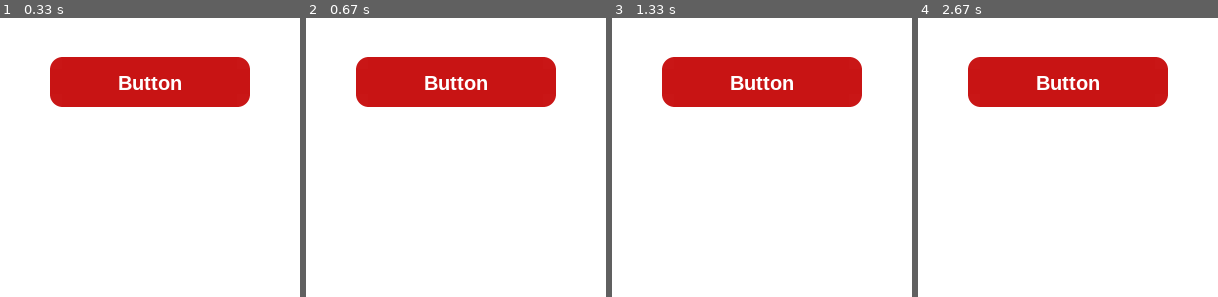
Above: before the commit, frames 1-4 (left to right).
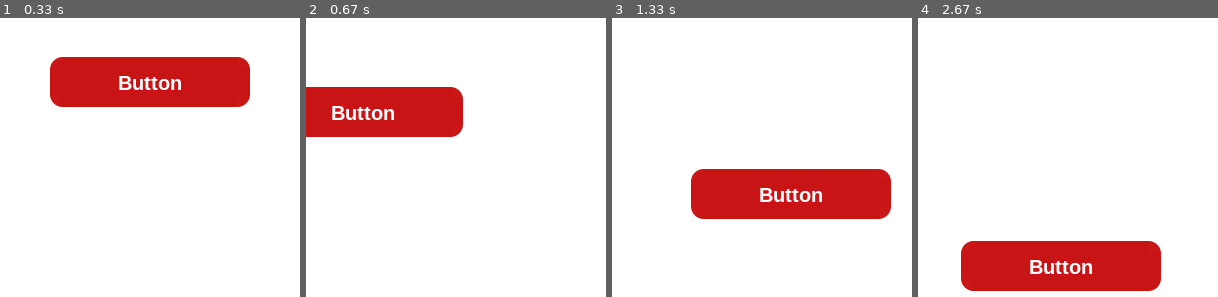
Above: after the commit, the same moments.

Repository: seodle/toolbox-python
Game: pygame game, started from rounded_button.py
The game is run twice, just before and just after one commit, with the same random seed, the same clock (stepped at 60 frames per second) and the same inputs.
Inputs (mouse positions are in pixels of both pictures, inside the frame that each line leads up to):
- Up to frame 1 (0.33 s): no input
- Up to frame 2 (0.67 s): press the mouse at (456, 82) at 0.37 s; move the mouse to (408, 96) at 0.47 s; release the mouse at (363, 112) at 0.6 s
- Up to frame 3 (1.33 s): press the mouse at (690, 112) at 0.7 s; move the mouse to (741, 171) at 0.8 s; release the mouse at (789, 232) at 0.93 s; press the mouse at (789, 232) at 1.17 s; move the mouse to (792, 193) at 1.27 s
- Up to frame 4 (2.67 s): release the mouse at (1098, 154) at 1.4 s; move the mouse to (1098, 154) at 1.63 s; press the mouse at (1098, 154) at 1.67 s; move the mouse to (1083, 101) at 1.77 s; release the mouse at (1071, 48) at 1.9 s; press the mouse at (1071, 48) at 2.27 s; move the mouse to (1065, 157) at 2.37 s; release the mouse at (1062, 266) at 2.5 s

Frame 1 is identical in both runs. In frame 2, 16% of the frame differs, in the area x 0-84%, y 13-43%; in frame 3, 23%, in the area x 16-93%, y 13-73%; in frame 4, 23%.

Commit message:
button can now be dragged

Diff:
--- a/rounded_button.py
+++ b/rounded_button.py
@@ -27,24 +27,25 @@
 def display_rounded_button(surface,rect,color,radius=0.4):
 
     """
-    AAfilledRoundedRect(surface,rect,color,radius=0.4)
+    display_rounded_button(surface,rect,color,radius=0.4)
     surface : destination
     rect    : rectangle
     color   : rgb or rgba
     radius  : 0 <= radius <= 1
     """
 
-    rect         = Rect(rect)
-    color        = Color(*color)
-    alpha        = color.a
-    color.a      = 0
-    pos          = rect.topleft
-    rect.topleft = 0,0
-    rectangle    = Surface(rect.size,SRCALPHA)
+    original_rect = Rect(rect)
+    rect          = Rect(rect)
+    color         = Color(*color)
+    alpha         = color.a
+    color.a       = 0
+    pos           = rect.topleft
+    rect.topleft  = 0,0
+    rectangle     = Surface(rect.size,SRCALPHA)
 
-    circle       = Surface([min(rect.size)*3]*2,SRCALPHA)
+    circle        = Surface([min(rect.size)*3]*2,SRCALPHA)
     draw.ellipse(circle,(0,0,0),circle.get_rect(),0)
-    circle       = transform.smoothscale(circle,[int(min(rect.size)*radius)]*2)
+    circle        = transform.smoothscale(circle,[int(min(rect.size)*radius)]*2)
 
     radius              = rectangle.blit(circle,(0,0))
     radius.bottomright  = rect.bottomright
@@ -60,14 +61,44 @@
     rectangle.fill(color,special_flags=BLEND_RGBA_MAX)
     rectangle.fill((255,255,255,alpha),special_flags=BLEND_RGBA_MIN)
 
-    return surface.blit(rectangle,pos)
+    surface.blit(rectangle,pos)
+
+    return original_rect
 
 pygame.init()
 pygame.font.init()
 
 screen = pygame.display.set_mode((300,300))
 screen.fill(-1)
-display_rounded_button(screen,(x,y,width,height),(200,20,20),0.5)
+rectangle = display_rounded_button(screen,(x,y,width,height),(200,20,20),0.5)
 display_text("Button",x+width/2,y+height/2,"HELVETICA",20,(255,255,255))
 pygame.display.flip()
-while event.wait().type != QUIT: pass
+
+running = True
+rectangle_draging = False
+
+while running:
+
+    for event in pygame.event.get():
+        if event.type == pygame.QUIT:
+            running = False
+
+        if event.type == pygame.MOUSEBUTTONDOWN:
+            if event.button == 1:
+                if rectangle.collidepoint(event.pos):
+                    rectangle_draging = True
+                    print("collision")
+
+        if event.type == pygame.MOUSEMOTION:
+            if rectangle_draging:
+                mouse_x, mouse_y = event.pos
+                print(str(mouse_x)+", "+str(mouse_y))
+                screen.fill(-1)
+                rectangle = display_rounded_button(screen,(mouse_x-width/2, mouse_y-height/2, width, height),(200,20,20),0.5)
+                display_text("Button",mouse_x, mouse_y,"HELVETICA",20,(255,255,255))
+                pygame.display.flip()
+
+        if event.type == pygame.MOUSEBUTTONUP:
+            if event.button == 1:
+                rectangle_draging = False
+                print("fin")
